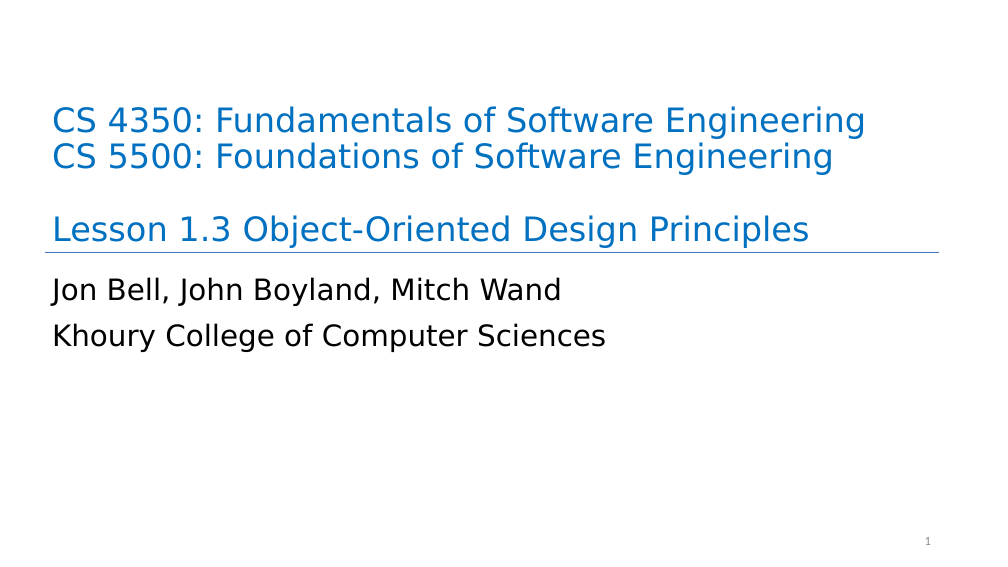
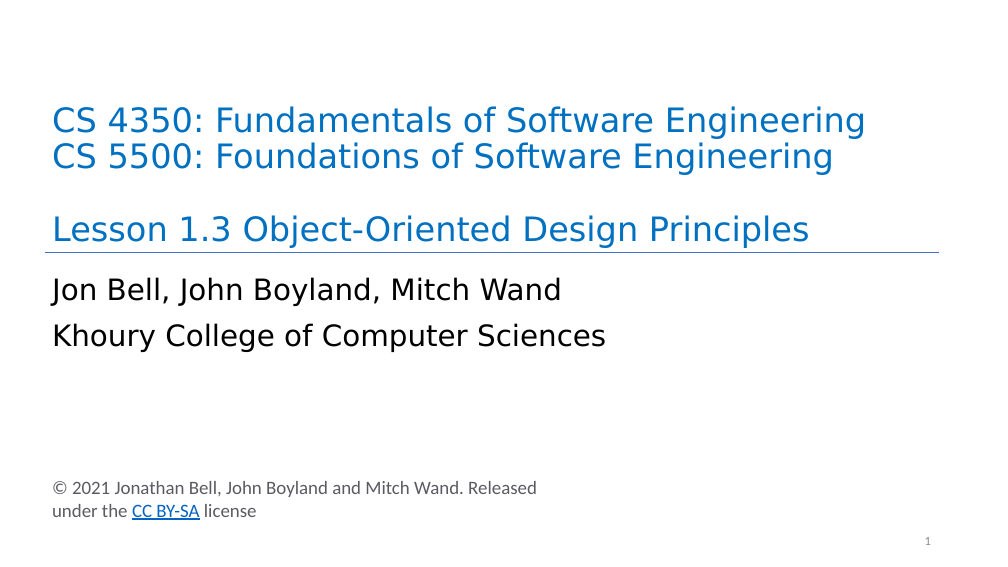
Before and after one commit to neu-se/CS4530-CS5500-Spring-2021, a slide deck: slide 1 of Slides/Lesson 1.3 Object-Oriented Principles.pptx. Drawn at 1008x567 pixels with LibreOffice and Linux fonts; fonts in the diff are those of the drawing. Boxes give left, top, right and bottom in pixels: in the first picture for what was removed or moved away, otherwise in the second. Text is boxed around its words. In the diff, an @@ line names an element or a change of style, - is before the commit and + after.

```diff
--- a/Slides/Lesson 1.3 Object-Oriented Principles.pptx
+++ b/Slides/Lesson 1.3 Object-Oriented Principles.pptx
@@ text added at [52,481,537,520], 18 pt, text #5C5962 @@
+© 2021 Jonathan Bell, John Boyland and Mitch Wand. Released under the CC BY-SA license
```
Also in this commit, not shown: 5 other files.
